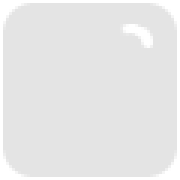
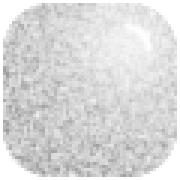
Comparing the layer stacks of the two 180×180 images. Changes:
added layer "overlay2" above "overlay" over [120, 21, 156, 54]
added layer "overlay" (84%) above "faded square" over [3, 3, 177, 177]
hid "faded square" over [3, 3, 177, 177]
